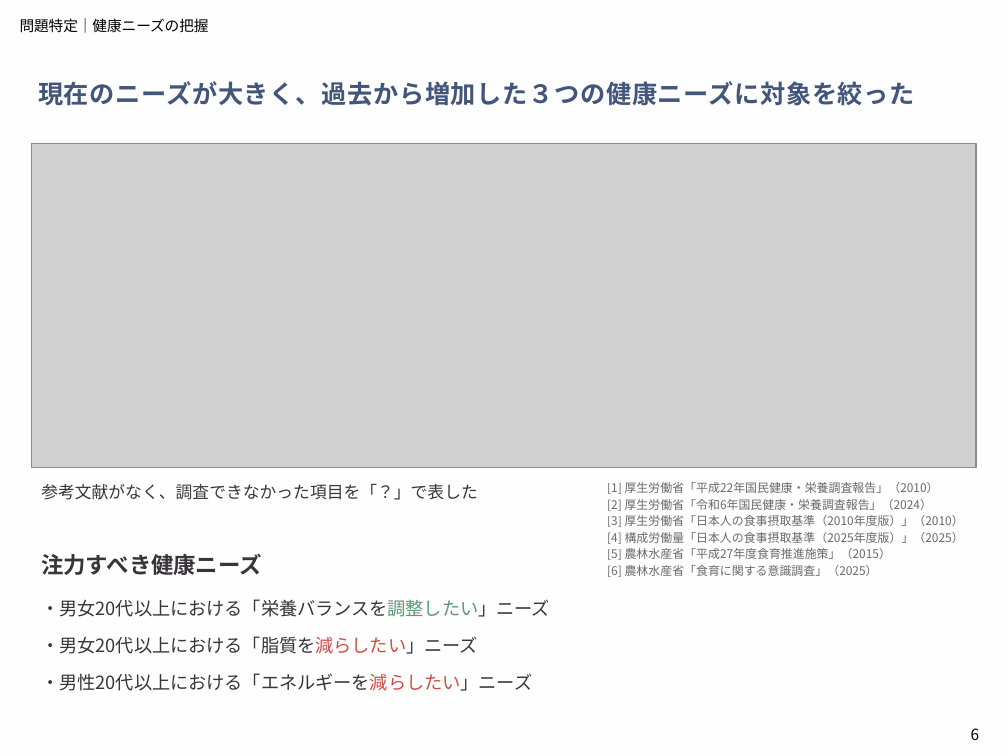
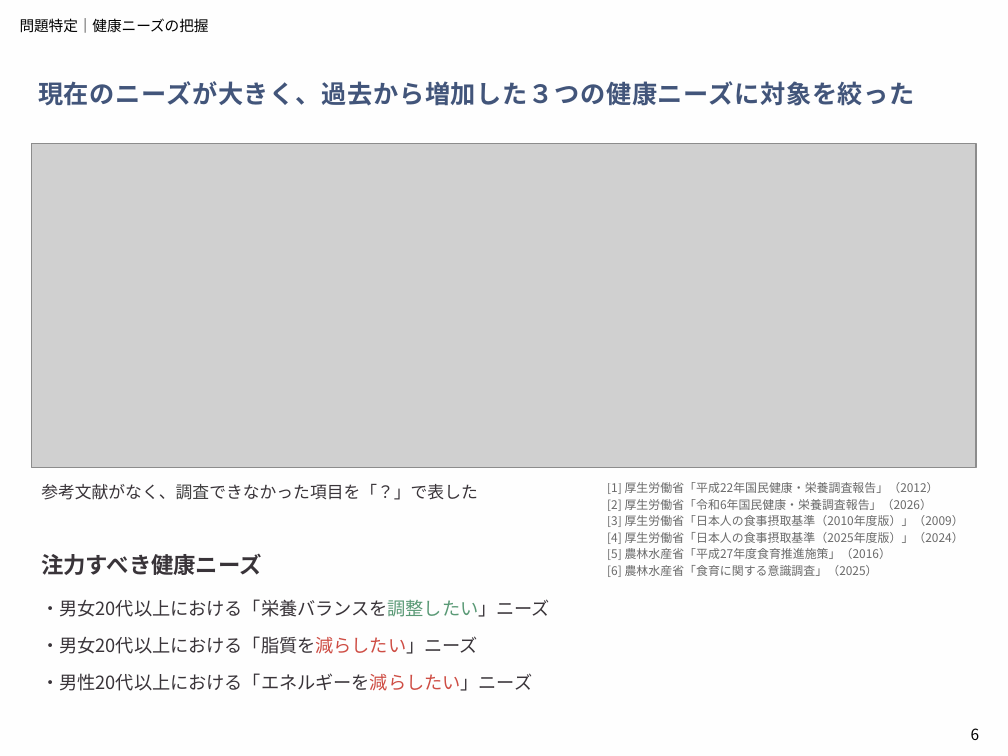
Before and after one commit to aoiseki0415/Accenture_CEO, a slide deck: slide 6 of 提出物一覧/アクセンチュア_中間発表.pptx. Drawn at 1008x756 pixels with LibreOffice and Linux fonts; fonts in the diff are those of the drawing; grey boxes stand for pictures. Boxes give left, top, right and bottom in pixels: in the first picture for what was removed or moved away, otherwise in the second. Text is boxed around its words. In the diff, an @@ line names an element or a change of style, - is before the commit and + after.

Commit message:
up

```diff
--- a/提出物一覧/アクセンチュア_中間発表.pptx
+++ b/提出物一覧/アクセンチュア_中間発表.pptx
@@ text at [607, 482, 964, 560]: text changed @@
-[1] 厚生労働省「平成22年国民健康・栄養調査報告」（2010）
-[2] 厚生労働省「令和6年国民健康・栄養調査報告」（2024）
-[3] 厚生労働省「日本人の食事摂取基準（2010年度版）」（2010）
-[4] 構成労働量「日本人の食事摂取基準（2025年度版）」（2025）
-[5] 農林水産省「平成27年度食育推進施策」（2015）
+[1] 厚生労働省「平成22年国民健康・栄養調査報告」（2012）
+[2] 厚生労働省「令和6年国民健康・栄養調査報告」（2026）
+[3] 厚生労働省「日本人の食事摂取基準（2010年度版）」（2009）
+[4] 厚生労働省「日本人の食事摂取基準（2025年度版）」（2024）
+[5] 農林水産省「平成27年度食育推進施策」（2016）
```
Also in this commit, not shown: 4 other slides changed.
